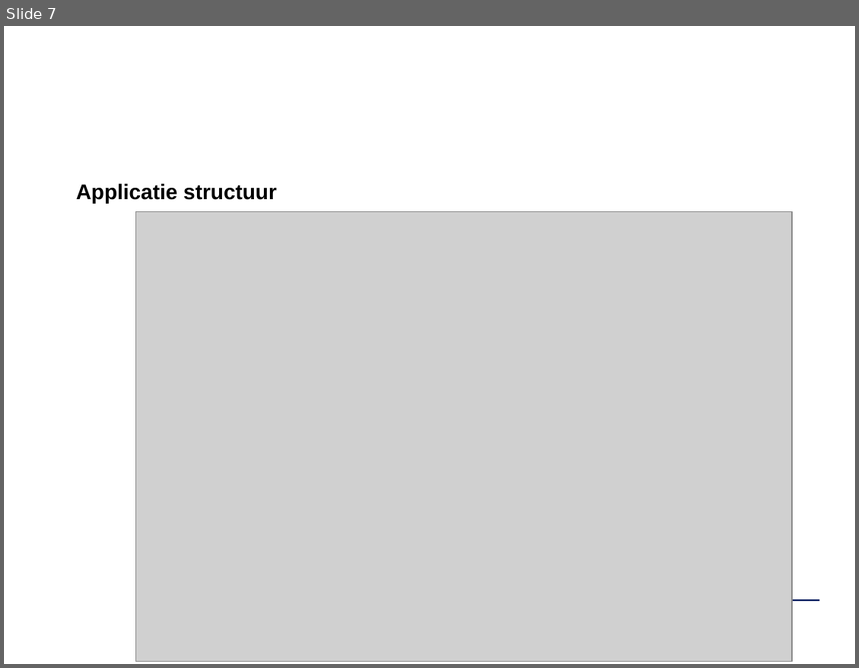
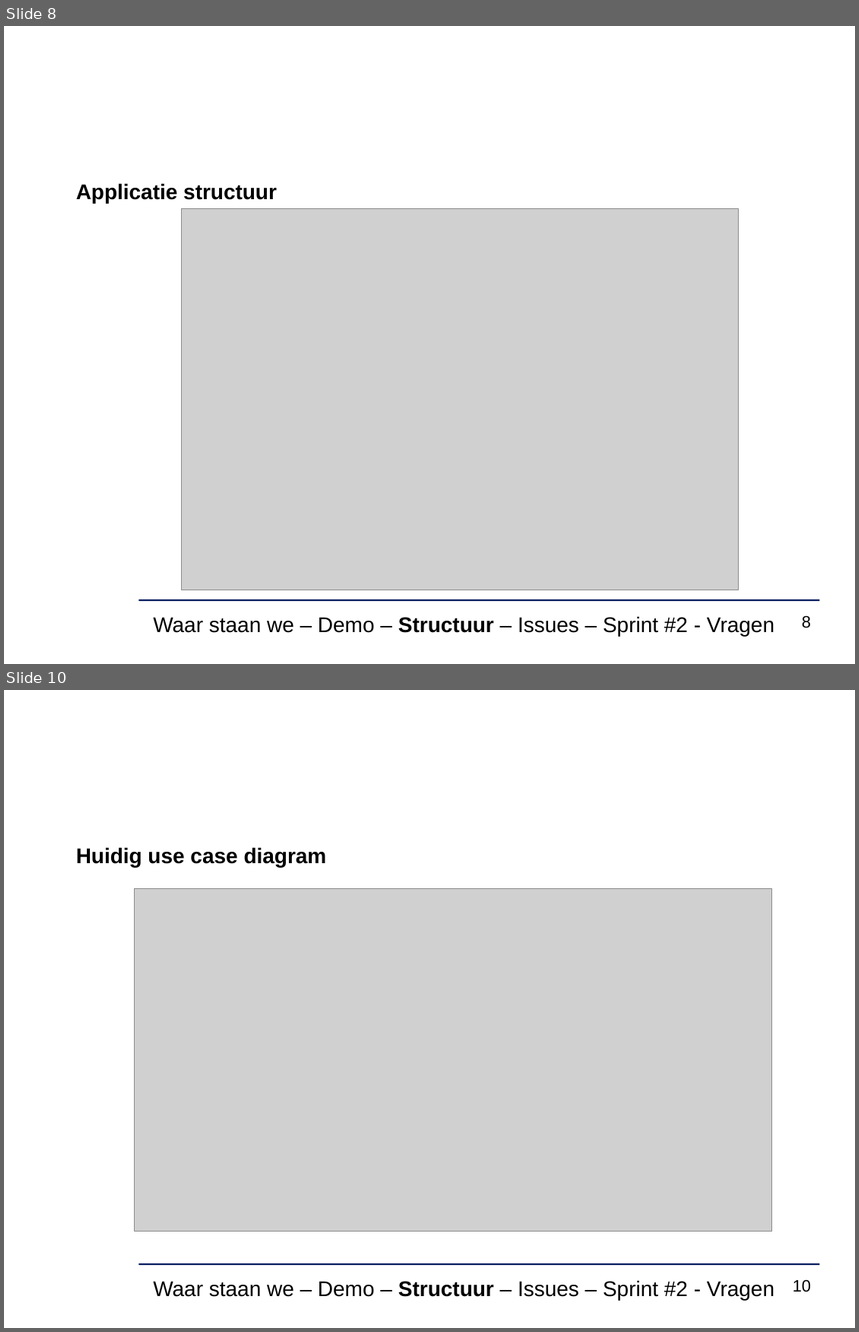
Before and after one commit to ghentlivinglab/Traffic-Travel-Time-Analyzer-4, a slide deck: Analyse/sprint1presentatie.pptx. Shown one above the other, each under a label of ours: slide 7 before the commit, slides 8 and 10 after it; the slides between them are not shown. The pictures are 859x668 and 859x1332 pixels, drawn with LibreOffice and Linux fonts; fonts in the diff are those of the drawing; grey boxes stand for pictures; background and template pictures are left out. Boxes give left, top, right and bottom in pixels: in the first picture for what was removed or moved away, otherwise in the second. Text is boxed around its words. In the diff, an @@ line names an element or a change of style, - is before the commit and + after.

Commit message:
update presentatie sprint 1

```diff
--- a/Analyse/sprint1presentatie.pptx
+++ b/Analyse/sprint1presentatie.pptx
@@ slide 10 added at <box>4,690,855,1328</box>, background #FFFFFF; not listed: 1 template element that a slide beside it also shows @@
@@ text added at <box>76,847,327,867</box>, 18 pt, text #000000, bold @@
+Huidig use case diagram
@@ picture added at <box>135,888,772,1231</box> @@
@@ text added at <box>153,1281,775,1300</box>, 18 pt, text #000000 @@
+Waar staan we – Demo – Structuur – Issues – Sprint #2 - Vragen
@@ page number added at <box>793,1280,811,1293</box>, 14 pt, text #000000 @@
+10
@@ what was slide 7 is now slide 8 @@
@@ slide 8 changed as well @@
@@ picture: place and size @@
-picture at <box>136,211,792,662</box>
+picture at <box>182,209,739,591</box>
@@ text added at <box>153,617,775,636</box>, 18 pt, text #000000 @@
+Waar staan we – Demo – Structuur – Issues – Sprint #2 - Vragen
@@ page number added at <box>802,616,811,629</box>, 14 pt, text #000000 @@
+8
```
Also in this commit, not shown: 11 other slides changed, 6 other slides added, 3 slides removed.
